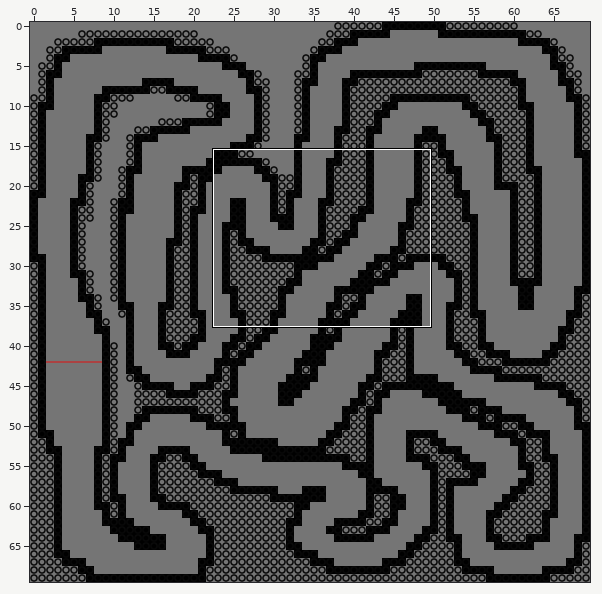
Tiled map (JSON) -- maps/map1.json. The first picture is a wide view before the edit; the outline marks the close-up.
Close-up. Before the commit:
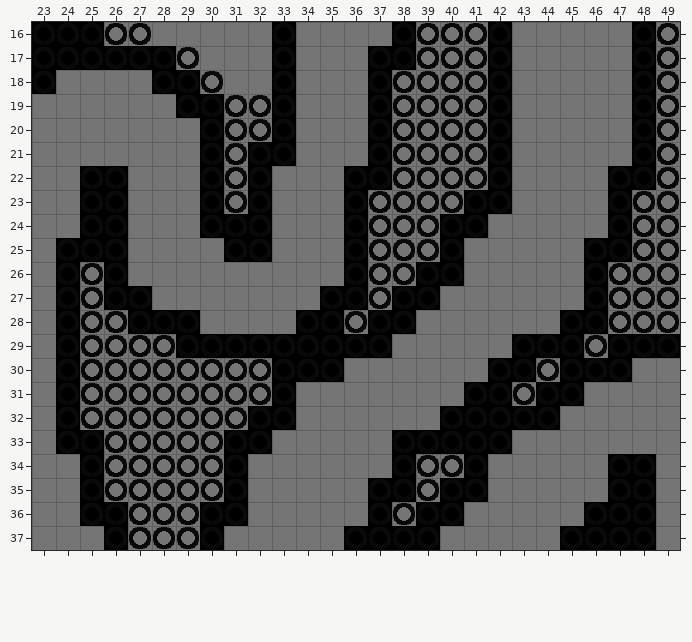
Cells are 32x32 px. Shown: x 23..49, y 16..37. The commit also changed other parts of the map, which this record leaves out.
New version:
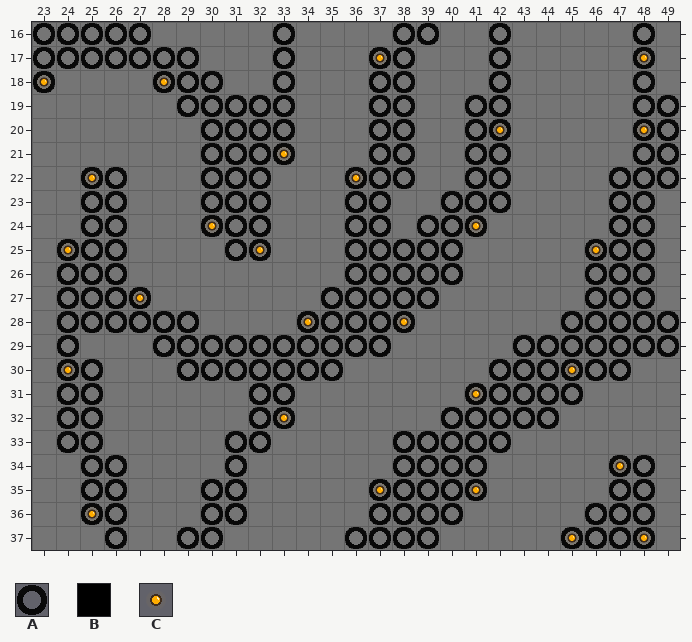
Key: from "tileset": A 0, B 2, C 5.
_ is an empty cell, . an unchanged one.
Tiles of an added or newly shown layer are drawn over the layers below it.
Commit: added lights to track and made car stats visible
The edit:
--- layer "Walls" (now hidden)
@@ x 23..49 @@
-16 BBB.......B....B...B.....B.
-17 BBBBBB....B...BB...B.....B.
-18 B....BB...B...B....B.....B.
-19 ......BB..B...B....B.....B.
-20 .......B..B...B....B.....B.
-21 .......B.BB...B....B.....B.
-22 ..BB...B.B...BB....B....BB.
-23 ..BB...B.B...B....BB....B..
-24 ..BB...BBB...B...BB.....B..
-25 .BBB....BB...B...B.....BB..
-26 .B.B.........B..BB.....B...
-27 .B.BB.......BB.BB......B...
-28 .B..BBB....BB.BB......BB...
-29 .B....BBBBBBBBB.....BBB.BBB
-30 .B........BBB......BB.BBB..
-31 .B........B.......BB.BB....
-32 .B.......BB......BBBBB.....
-33 .BB.....BB.....BBBBB.......
-34 ..B.....B......B..B.....BB.
-35 ..B.....B.....BB.BB.....BB.
-36 ..BB...BB.....B.BB.....BBB.
-37 ...B...B.....BBBB.....BBBB.
+16 ___......._...._..._....._.
+17 ______...._...__..._....._.
+18 _....__..._..._...._....._.
+19 ......__.._..._...._....._.
+20 ......._.._..._...._....._.
+21 ......._.__..._...._....._.
+22 ..__..._._...__...._....__.
+23 ..__..._._..._....__...._..
+24 ..__...___..._...__....._..
+25 .___....__..._..._.....__..
+26 ._._........._..__....._...
+27 ._.__.......__.__......_...
+28 ._..___....__.__......__...
+29 ._...._________.....___.___
+30 ._........___......__.___..
+31 ._........_.......__.__....
+32 ._.......__......_____.....
+33 .__.....__....._____.......
+34 .._....._......_.._.....__.
+35 .._....._.....__.__.....__.
+36 ..__...__....._.__.....___.
+37 ..._..._.....____.....____.
--- layer "Tires"
@@ x 38..49 @@
-16 ..AA.......A
-17 .AAA.......A
-18 .AAA.......A
-19 .AA.........
-20 .AA.........
-21 .AA.........
-22 .AA.........
-23 AA.........A
-24 A..........A
-25 ...........A
-26 ...........A
-27 ...........A
+16 ..__......._
+17 .___......._
+18 .___......._
+19 .__.........
+20 .__.........
+21 .__.........
+22 .__.........
+23 __........._
+24 _.........._
+25 ..........._
+26 ..........._
+27 ..........._
@@ x 25..31 @@
-29 AAA....
-30 .AAA...
-31 .AAAAAA
-32 .AAAAAA
-33 .AAAAA.
-34 ..AAAA.
-35 ..AAA..
-36 ..AAA..
-37 ..AA...
+29 ___....
+30 .___...
+31 .______
+32 .______
+33 ._____.
+34 ..____.
+35 ..___..
+36 ..___..
+37 ..__...
--- layer "Lights" (added)
@@ x 23..48 @@
-17 .............._.........._
-18 _...._....................
+17 ..............C..........C
+18 C....C....................
@@ x 25..48 @@
-20 ................._....._
-21 ........_...............
-22 _.........._............
+20 .................C.....C
+21 ........C...............
+22 C..........C............
@@ x 24..46 @@
-24 ......_.........._.....
-25 _......._............._
+24 ......C..........C.....
+25 C.......C.............C
@@ x 27..38 @@
-27 _...........
-28 ......._..._
+27 C...........
+28 .......C...C
@@ x 24..45 @@
-30 _...................._
-31 ................._....
-32 ........._............
+30 C....................C
+31 .................C....
+32 .........C............
@@ x 25..48 @@
-34 ......................_.
-35 ............_..._.......
-36 _.......................
-37 ...................._.._
+34 ......................C.
+35 ............C...C.......
+36 C.......................
+37 ....................C..C
Boxes around the changes in both close-ups, in picture pixels (x1, y1, x2, y2):
changed: (32, 22, 680, 550)
